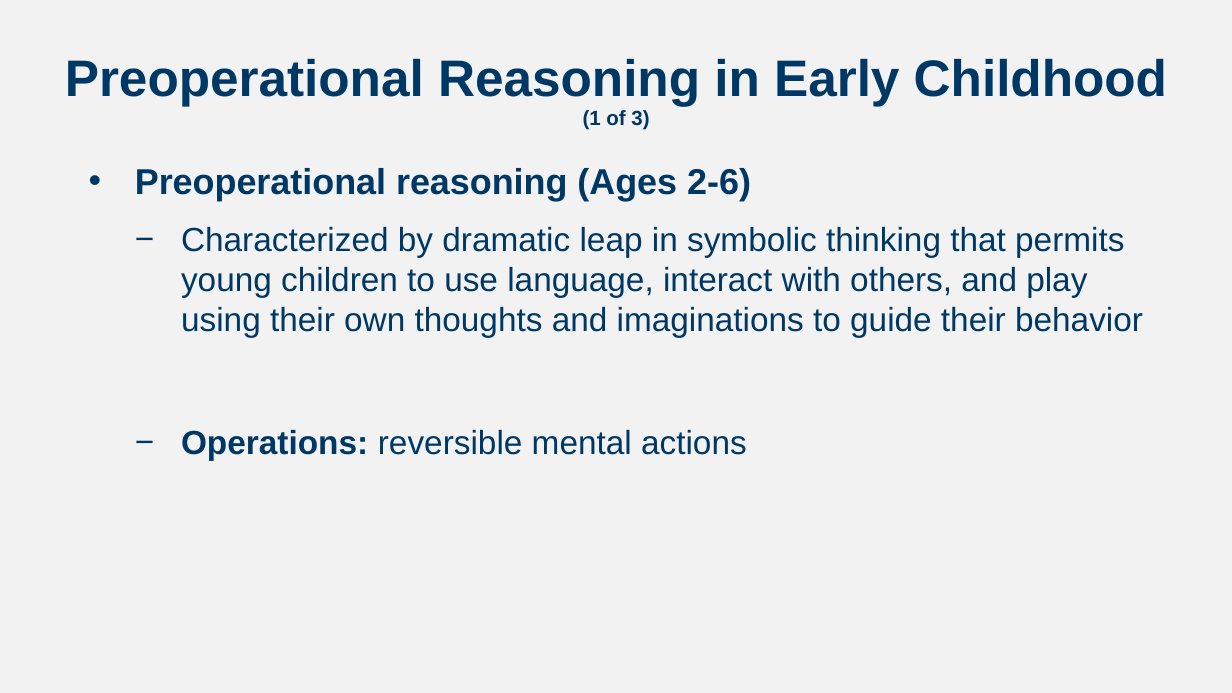
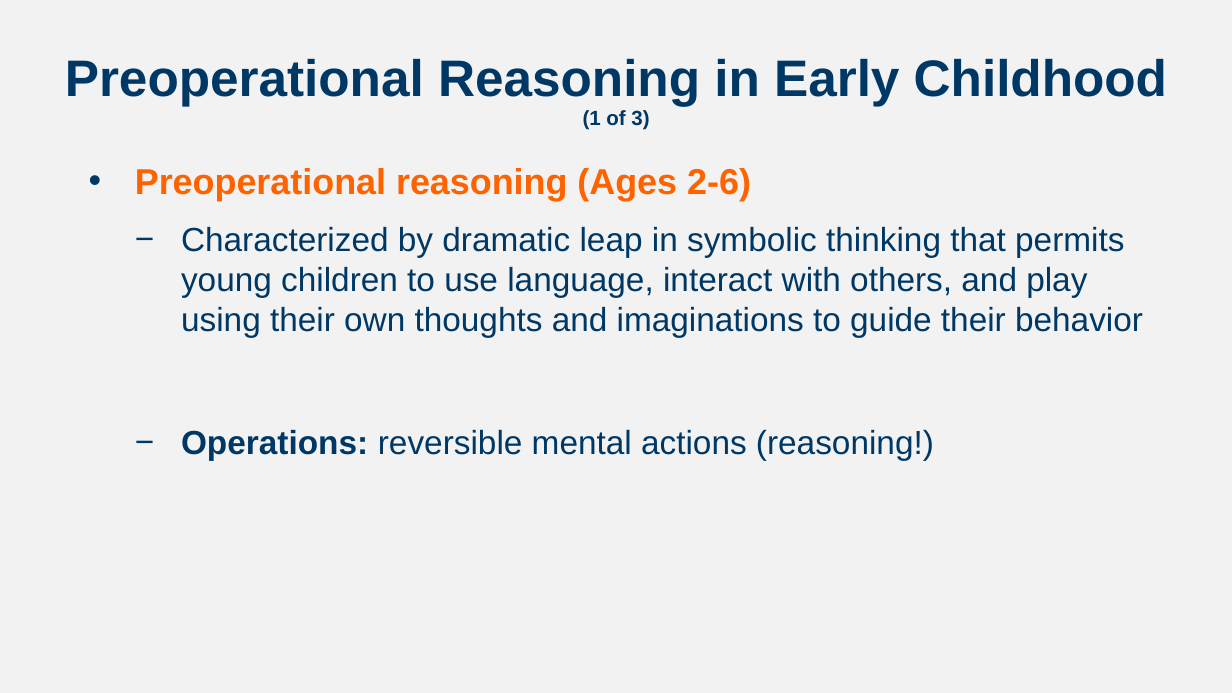
Before and after one commit to npm27/Teaching-Materials, a slide deck: slide 14 of Developmental Fall 23/Slides/Chapter 6.pptx. Drawn at 1232x693 pixels with LibreOffice and Linux fonts; fonts in the diff are those of the drawing. Boxes give left, top, right and bottom in pixels: in the first picture for what was removed or moved away, otherwise in the second. Text is boxed around its words. In the diff, an @@ line names an element or a change of style, - is before the commit and + after.

```diff
--- a/Developmental Fall 23/Slides/Chapter 6.pptx
+++ b/Developmental Fall 23/Slides/Chapter 6.pptx
@@ text at <box>135,168,751,201</box>: text colour #003865 to #FF6300 in "Preoperational reasoning (Ages 2-6)" @@
@@ text at <box>181,429,934,461</box>: text changed @@
-  − Operations: reversible mental actions
+  − Operations: reversible mental actions (reasoning!)
```
Also in this commit, not shown: 9 other slides changed, 4 slides added, 1 slide removed, 1 other file.
